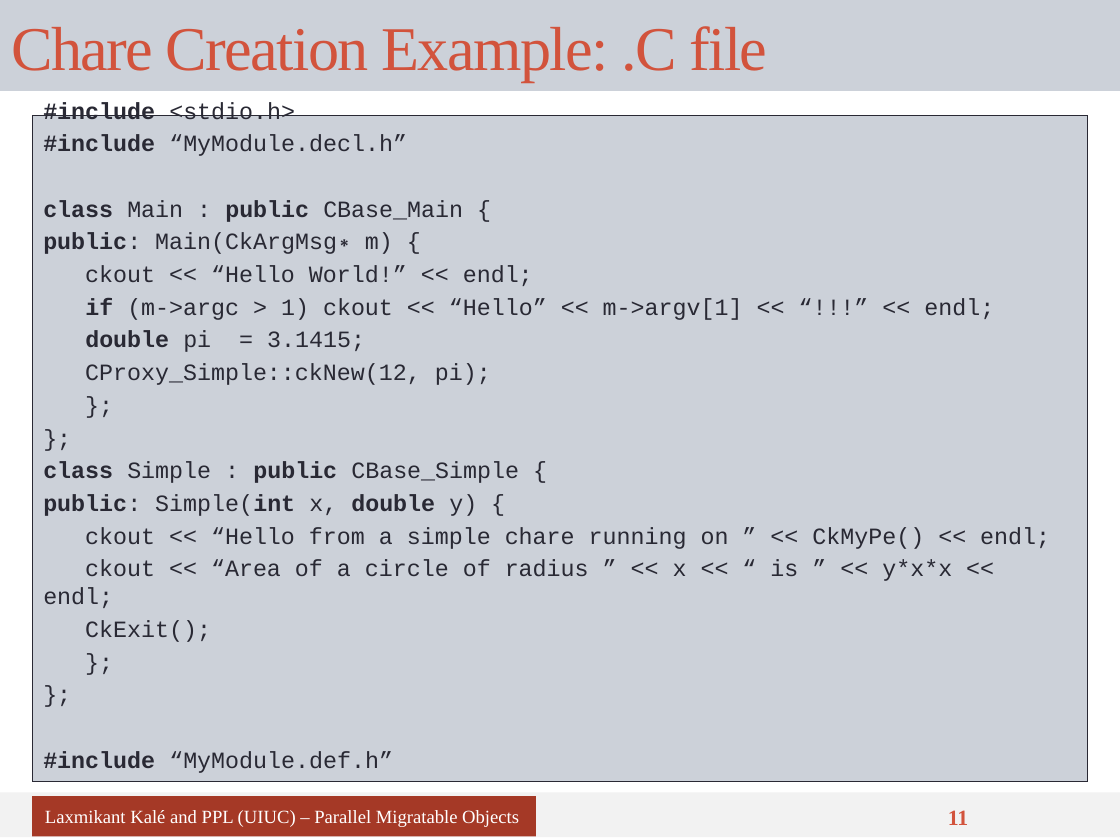
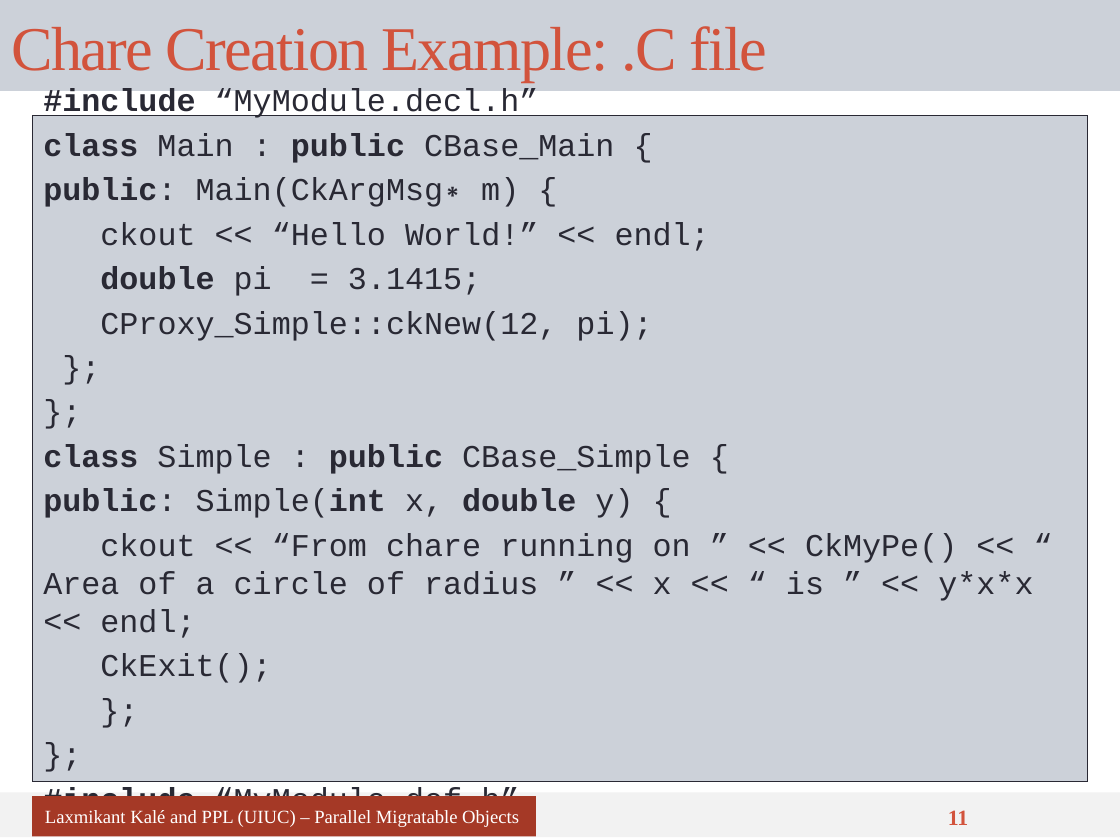
Before and after one commit to UIUC-PPL/charm_tutorial, a slide deck: slide 11 of tutorial-04-charm_basics.pptx. Drawn at 1120x840 pixels with LibreOffice and Linux fonts; fonts in the diff are those of the drawing. Boxes give left, top, right and bottom in pixels: in the first picture for what was removed or moved away, otherwise in the second. Text is boxed around its words. In the diff, an @@ line names an element or a change of style, - is before the commit and + after.

```diff
--- a/tutorial-04-charm_basics.pptx
+++ b/tutorial-04-charm_basics.pptx
@@ text at [43,88,710,819]: size 15 to 20.4 pt in "#include “MyModule.decl.h”", "class Main : public CBase_Main {", "public: Main(CkArgMsg∗ m) {", "ckout << “Hello World!” << endl;" and 10 more places; more space between paragraphs @@
@@ text at [43,102,295,120]: paragraph removed @@
-#include <stdio.h>
@@ text at [85,298,994,320]: paragraph removed @@
-if (m->argc > 1) ckout << “Hello” << m->argv[1] << “!!!” << endl;
@@ text at [43,533,1033,638]: text changed; size 15 to 20.4 pt @@
-ckout << “Hello from a simple chare running on ” << CkMyPe() << endl;
-ckout << “Area of a circle of radius ” << x << “ is ” << y*x*x << endl;
+ckout << “From chare running on ” << CkMyPe() << “ Area of a circle of radius ” << x << “ is ” << y*x*x << endl;
```
Also in this commit, not shown: 14 other slides changed.
